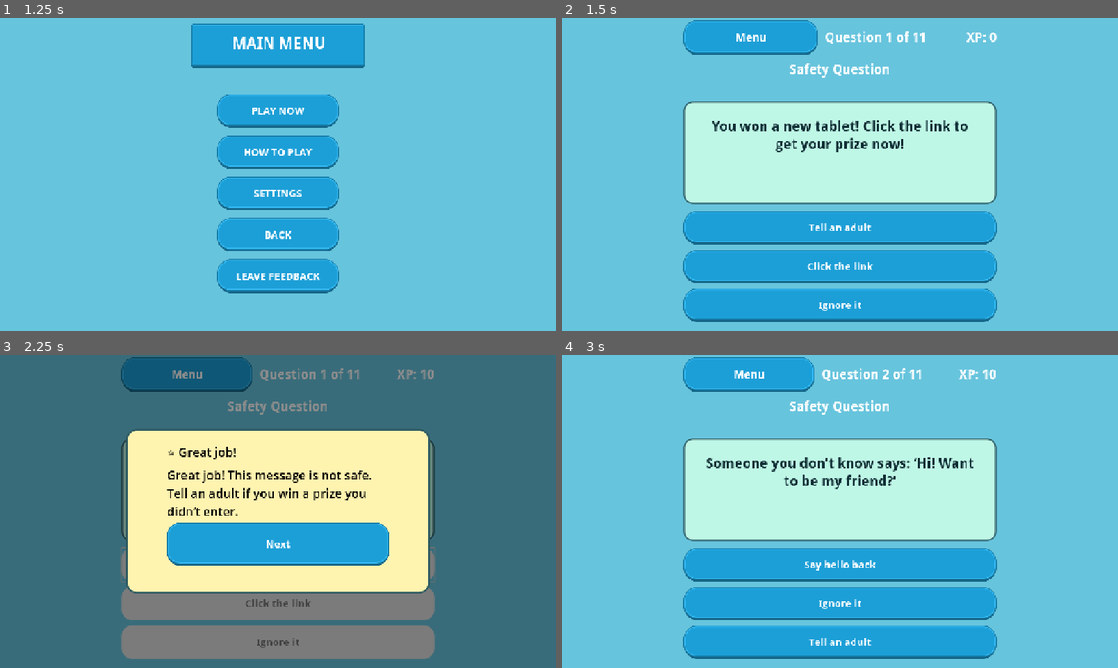
Above: before the commit, frames 1-4 (two rows, left to right).
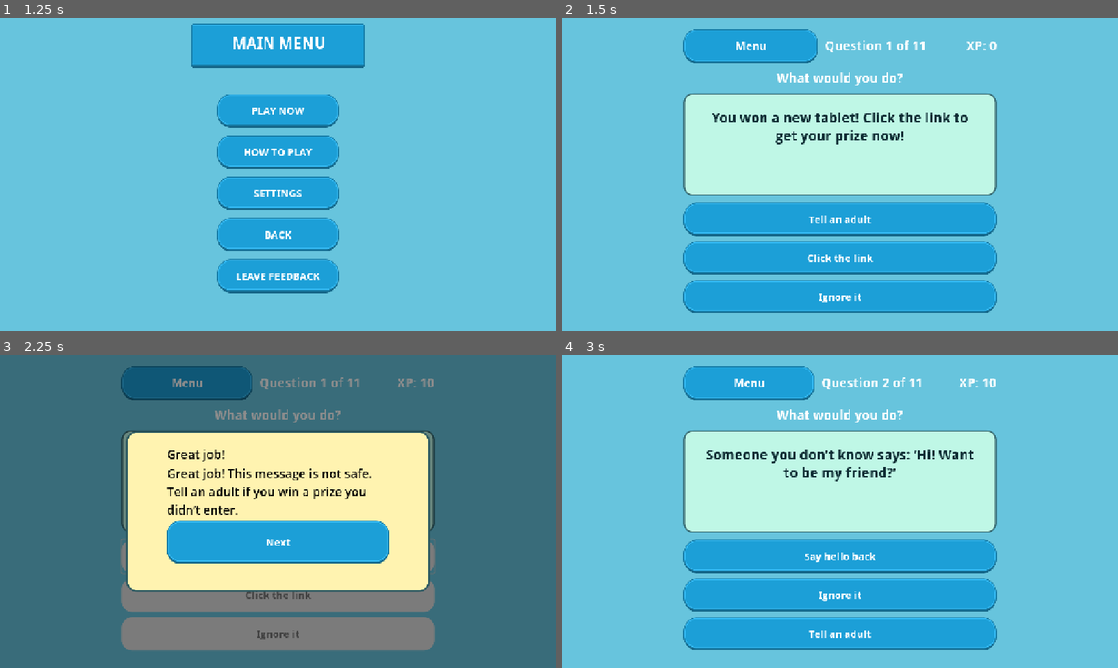
Above: after the commit, the same moments.

Repository: stackedStewart/online-safety-gamified-prototype
Game: Godot game, scene res://scenes/main.tscn
The game is run twice, just before and just after one commit, with the same random seed, the same clock (stepped at 60 frames per second) and the same inputs.
Inputs:
- Up to frame 1 (1.25 s): click "START GAME" at 0.5 s
- Up to frame 2 (1.5 s): click "PLAY NOW" at 1.25 s
- Up to frame 3 (2.25 s): click "Tell an adult" at 2 s
- Up to frame 4 (3 s): click "Next" at 2.75 s

Frame 1 is identical in both runs. In frame 2, 19% of the frame differs, in the area x 21-79%, y 0-98%; in frame 3, 11%; in frame 4, 19%.

Commit message:
updated sound bus, challenge_shell and results.gd

Diff:
--- a/scenes/challenge_shell.gd
+++ b/scenes/challenge_shell.gd
@@ -143,7 +143,7 @@
 
 	GameState.apply_answer(is_correct, feedback)
 
-	feedback_title.text = "⭐ Great job!" if is_correct else "🙂 Nice try!"
+	feedback_title.text = "Great job!" if is_correct else "Nice try!"
 	feedback_text.text = feedback
 
 	_show_feedback_overlay()
--- a/scenes/challenge_shell.tscn
+++ b/scenes/challenge_shell.tscn
@@ -108,8 +108,7 @@
 size_flags_horizontal = 4
 theme_override_fonts/font = ExtResource("3_lis8p")
 theme_override_font_sizes/font_size = 30
-text = "Safety Question
-"
+text = "What would you do?"
 horizontal_alignment = 1
 vertical_alignment = 2
 
--- a/scenes/results.gd
+++ b/scenes/results.gd
@@ -37,13 +37,13 @@
 
 func _message_for_score(correct: int, total: int) -> String:
 	if correct >= total:
-		return "🏆 Online Safety Star!\nAmazing! If you're not sure, tell a trusted adult."
+		return "Online Safety Star!\nAmazing! If you're not sure, tell a trusted adult."
 	elif correct >= int(ceil(total * 0.75)):
-		return "⭐ Safety Hero!\nGreat job! If you're not sure, tell a trusted adult."
+		return "Safety Hero!\nGreat job! If you're not sure, tell a trusted adult."
 	elif correct >= int(ceil(total * 0.5)):
-		return "🙂 Safety Learner!\nGood effort! Take your time and think it through."
+		return "Safety Learner!\nGood effort! Take your time and think it through."
 	else:
-		return "🌱 Getting Started!\nNice try! Let's practise again — tell a trusted adult if unsure."
+		return "Getting Started!\nNice try! Let's practise again — tell a trusted adult if unsure."
 
 func _on_try_again() -> void:
 	GameState.reset_run()
Not shown: 1 places in default_bus_layout.tres that only renumber resources
Not shown, added: export_presets.cfg
